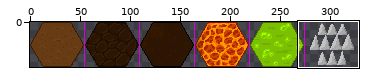
Two states of a sprite sheet, assets/images/hexagon.png. Above, an overview of the earlier version with the close-up marked.
Close-up. The starting point:
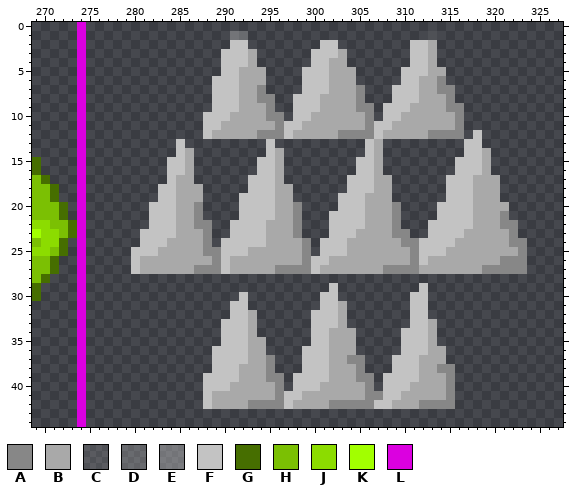
The file is 328x45 pixels. Pixels under 10% opacity are left out. Colours within 5 levels of each other are drawn and written as one. Shown: x 269..327, y 0..44.
Palette (. is transparent): A #878787  B #a9a9a9  C #c3c3c328  D #c3c3c348  E #c3c3c36a  F #c3c3c3  G #466e00  H #7bc003  J #8cdc00  K #a2ff00  L #db00e0
The result:
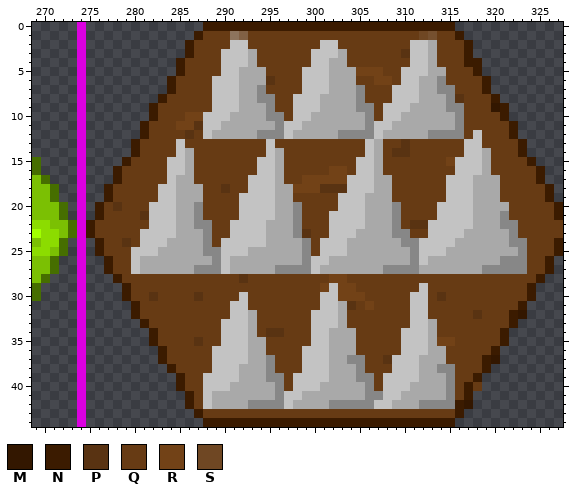
Colours new in this view: M #331700  N #3b1b00  P #593312  Q #673b14  R #724217  S #6f4723
Log entry: Make level-based obstacles
Edits made:
@@ palette @@
-C #c3c3c328
+C #75502f
-D #c3c3c348
+D #816145
-E #c3c3c36a
+E #8d745d
@@ x 269..327 @@
- 0 .....L.....................................................
- 1 .....L................ED....................C..............
- 2 .....L................FF........FF........FFB..............
- 3 .....L...............FFFB......FFFB.......FFB..............
- 4 .....L...............FFFB......FFBB.......FFB..............
- 5 .....L...............FFBBB....FFFBBB.....FFFBB.............
- 6 .....L..............FFFBBB....FFFBBB.....FFBBA.............
- 7 .....L..............FFFBBA....FFFBBBA...FFFBBAA............
- 8 .....L..............FFFBBAA..FFFBBBBA...FFFBBBA............
- 9 .....L..............FFFBBBA..FFFBBBBAA.FFFBBBBAA...........
-10 .....L.............FFFBBBBAA.FFBBBBBBA.FFBBBBBBA...........
-11 .....L.............FFBBBBBBAFFBBBBBBBAFFBBBBBBBA...........
-12 .....L.............FBBBBBAAAFBBBBBAAAAFBBBBBAAAA.F.........
-13 .....L..........F.........F..........FB.........FF.........
-14 .....L..........FB........FB.........FB.........FFB........
-15 G....L.........FFB.......FFB........FFB........FFFB........
-16 G....L.........FFB.......FFB........FFB........FFFB........
-17 HG...L.........FBB......FFFB.......FFFBB......FFFBBB.......
-18 HHG..L........FFBBB.....FFFBB......FFFBB......FFFBBB.......
-19 HHG..L........FFBBB....FFFFBB.....FFFBBB......FFFBBB.......
-20 HHHG.L.......FFFBBA....FFFFBBA....FFFBBBA....FFFFBBBB......
-21 HHHG.L.......FFFBBA....FFFFBBA...FFFFBBBA....FFFFBBBA......
-22 JJHHGL.......FFFBBAA..FFFFBBBA...FFFFBBBA...FFFFFBBBAA.....
-23 KJJHGL......FFFFBBBA..FFFFBBBA...FFFBBBBAA..FFFFBBBBBA.....
-24 HJJG.L......FFFBBBBA.FFFFFBBBBA.FFFBBBBBBAAFFFFBBBBBBAA....
-25 JJHG.L.....FFFBBBBBAAFFFBBBBBBA.FFFBBBBBBBAFFFBBBBBBBBA....
-26 HHG..L.....FBBBBBBBBAFBBBBBBBBAFFBBBBBBBBBAFBBBBBBBBAAA....
-27 HHG..L.....FBBBBBBAAAFBBBBBAAAAFBBBBBBBAAAABBBBBBBAAAAA....
-28 HG...L.....................................................
-29 G....L...........................F.........F...............
-30 G....L.................F........FF........FF...............
-31 .....L................FF........FFB.......FF...............
-32 .....L................FFB......FFFB.......FF...............
-33 .....L...............FFFB......FFFB.......FFB..............
-34 .....L...............FFFB......FFBBB.....FFFB..............
-35 .....L...............FFFBB.....FFBBB.....FFFB..............
-36 .....L..............FFFFBB....FFFBBB.....FFFBB.............
-37 .....L..............FFFFBBA...FFFBBAA...FFFBBB.............
-38 .....L..............FFFBBBA...FFFBBBA...FFFBBAA............
-39 .....L.............FFFFBBBAA.FFFFBBBAA.FFFFBBBA............
-40 .....L.............FFFBBBBBA.FFFBBBBBA.FFFBBBBA............
-41 .....L.............FBBBBBBBAFFBBBBBBBAAFFBBBBBA............
-42 .....L.............FBBBBAAAAFBBBBAAAAAFFBBBAAAA............
-43 .....L.....................................................
-44 .....L.....................................................
+ 0 .....L.............NNNNNNNNNNNNNNNNNNNNNNNNNNNN............
+ 1 .....L............NQQQEDQQQQQQQQQQQQQQQQQQQSCQQN...........
+ 2 .....L...........NQQQQFFQQQQQQQQFFQQQQQQQQFFBQQQN..........
+ 3 .....L...........NQQQFFFBQQQQQQFFFBQQQQQQPFFBQQQN..........
+ 4 .....L..........NQQQQFFFBQQQQQQFFBBQQQQQQQFFBQQQNN.........
+ 5 .....L..........NQQQQFFBBBQQQQFFFBBBRRRQQFFFBBQQQN.........
+ 6 .....L.........NQQQQFFFBBBPQQQFFFBBBQQRRQFFBBAQQQQN........
+ 7 .....L.........NQQQQFFFBBAQQQQFFFBBBAQQQFFFBBAAQQQN........
+ 8 .....L........NQQQQQFFFBBAAQQFFFBBBBAQQQFFFBBBAPQQQN.......
+ 9 .....L.......NQQQQQQFFFBBBAQQFFFBBBBAAQFFFBBBBAAQQQMN......
+10 .....L.......NQQQRRFFFBBBBAAQFFBBBBBBAQFFBBBBBBAQQQQN......
+11 .....L......NQQQRRPFFBBBBBBAFFBBBBBBBAFFBBBBBBBAQQQQQN.....
+12 .....L......NQQQQPQFBBBBBAAAFBBBBBAAAAFBBBBBAAAAQFQQQN.....
+13 .....L.....NQQQQFQQQQQQQQQFQQQQQQQQQQFBQQPQQQQQQFFQQQQN....
+14 .....L.....NQQQQFBQQQQQQQQFBQQQQQQQQQFBQPPQQQQQQFFBQQQN....
+15 G....L....NQQQQFFBQQQQQQQFFBQQQQQQQQFFBQQQQQQQRFFFBQQQQN...
+16 G....L...NQQQQQFFBQQQQQQQFFBQQQQQRRQFFBQQQQQQQQFFFBQQQQQN..
+17 HG...L...NQQQQQFBBQQQQQQFFFBQQRRRRRFFFBBQQQQQQFFFBBBQQQQN..
+18 HHG..L..NQQQQQFFBBBQQPQQFFFBBRRRPPPFFFBBQQQQQQFFFBBBQQQQQN.
+19 HHG..L..NQQQQQFFBBBQQQQFFFFBBQQQQQFFFBBBQQQQQQFFFBBBQQQQQN.
+20 HHHG.L.NQPQQQFFFBBAQQQQFFFFBBAQQQQFFFBBBAQQQQFFFFBBBBQQQQQN
+21 HHHG.L.NQQQQPFFFBBAQQQQFFFFBBAQQQFFFFBBBAQQQQFFFFBBBAQQQQQN
+22 JJHHGLNQQQQQQFFFBBAAQQFFFFBBBAQQQFFFFBBBAQPPFFFFFBBBAAQQQQQ
+23 KJJHGLNQQQQQFFFFBBBAQQFFFFBBBAPQQFFFBBBBAAQQFFFFBBBBBAQQQQQ
+24 HJJG.L.NQQPQFFFBBBBAQFFFFFBBBBAQFFFBBBBBBAAFFFFBBBBBBAAQQQN
+25 JJHG.L.NQQQFFFBBBBBAAFFFBBBBBBAQFFFBBBBBBBAFFFBBBBBBBBAQQQN
+26 HHG..L..NQQFBBBBBBBBAFBBBBBBBBAFFBBBBBBBBBAFBBBBBBBBAAAQQN.
+27 HHG..L..NQQFBBBBBBAAAFBBBBBAAAAFBBBBBBBAAAABBBBBBBAAAAAQQN.
+28 HG...L...NQQQQQQQQQQQQQPQQQQQQQQQRRQQQQQQQQQQQQQQQQQQQQQN..
+29 G....L....NQQQQQQQQQQQQQQQQQQQQQRFRRQQQQQQQFQQQQQQQQQQQN...
+30 G....L....NQQPQQQQPQQQQFQQQQQQQQFFRRRQQQQQFFQPQQQQQQQQQN...
+31 .....L.....NQQQQQQQQQQFFQQQQQQQQFFBPQRQQQQFFQQQQQQQQQQN....
+32 .....L.....NQQQQQQQQQQFFBQQQQQQFFFBQQQQQQQFFQQQQQPQQQNM....
+33 .....L......NQQQQQQQQFFFBQQQQQQFFFBQQQQQQQFFBQQQQQQQQN.....
+34 .....L.......NQQQQQQQFFFBQPPQQQFFBBBQQQQQFFFBQQQQQQQN......
+35 .....L.......NQQQQPQQFFFBBQQQQQFFBBBQQQQQFFFBRRQQQQQN......
+36 .....L........NQQQQQFFFFBBQQQQFFFBBBQQQQQFFFBBQQQQQN.......
+37 .....L........NQQQQQFFFFBBAQQQFFFBBAAQQPFFFBBBQQQQNM.......
+38 .....L.........NQQQQFFFBBBAQQQFFFBBBAQQQFFFBBAAQQQN........
+39 .....L..........NQQFFFFBBBAAQFFFFBBBAAQFFFFBBBAQQN.........
+40 .....L..........NQQFFFBBBBBAQFFFBBBBBAQFFFBBBBAQNQ.........
+41 .....L...........NQFBBBBBBBAFFBBBBBBBAAFFBBBBBAQN..........
+42 .....L...........NQFBBBBAAAAFBBBBAAAAAFFBBBAAAANM..........
+43 .....L............NQQQQQQQQQQQQQQQQQQQQQQQQQQQQN...........
+44 .....L.............NNNNNNNNNNNNNNNNNNNNNNNNNNNN............
Pixel boxes of the changes (left, top, right, bottom) in both close-ups:
changed: (86, 22, 563, 427)
